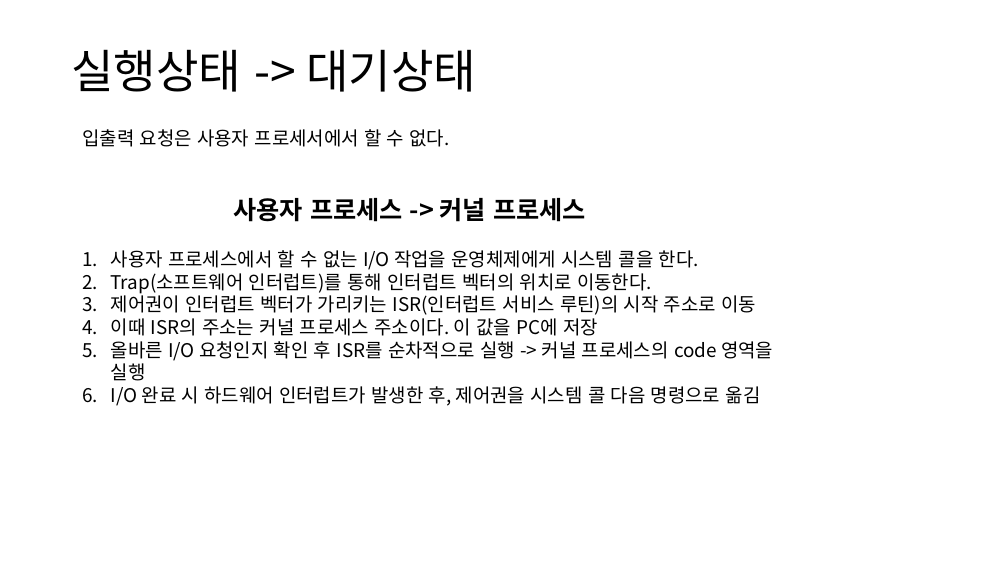
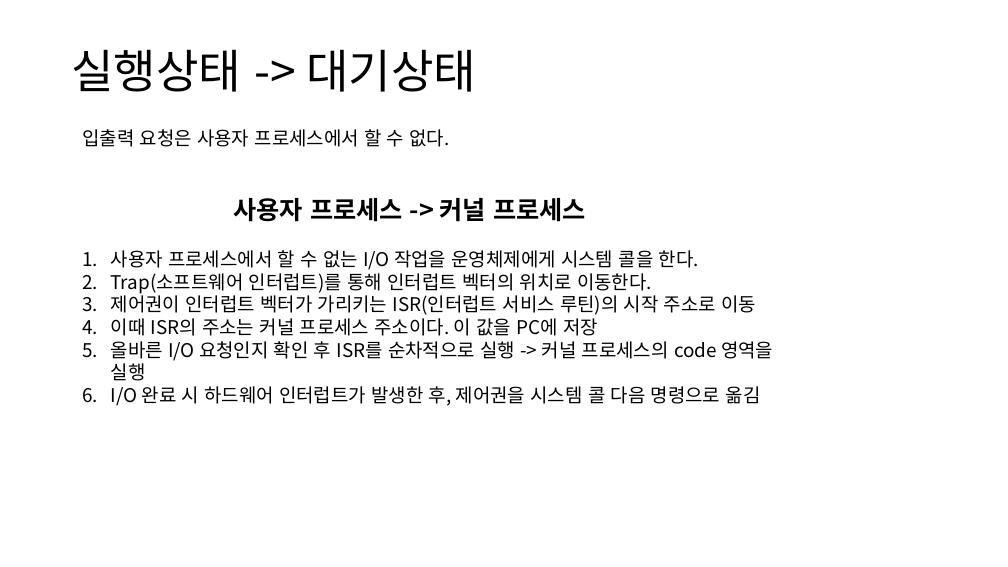
Before and after one commit to cs-study-org/cs-study, a slide deck: slide 7 of 08/beom/ProcessAndParalleliyAndAsynchronity.pptx. Drawn at 1008x567 pixels with LibreOffice and Linux fonts; fonts in the diff are those of the drawing. Boxes give left, top, right and bottom in pixels: in the first picture for what was removed or moved away, otherwise in the second. Text is boxed around its words. In the diff, an @@ line names an element or a change of style, - is before the commit and + after.

Commit message:
fix : ppt

```diff
--- a/08/beom/ProcessAndParalleliyAndAsynchronity.pptx
+++ b/08/beom/ProcessAndParalleliyAndAsynchronity.pptx
@@ text at <box>82,129,450,147</box>: text changed @@
-입출력 요청은 사용자 프로세서에서 할 수 없다.
+입출력 요청은 사용자 프로세스에서 할 수 없다.
```
